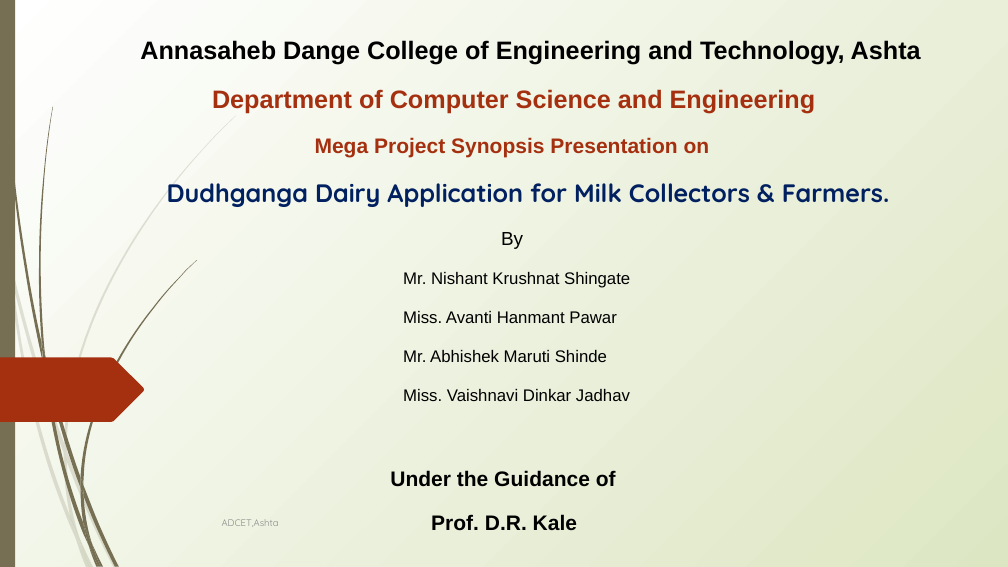
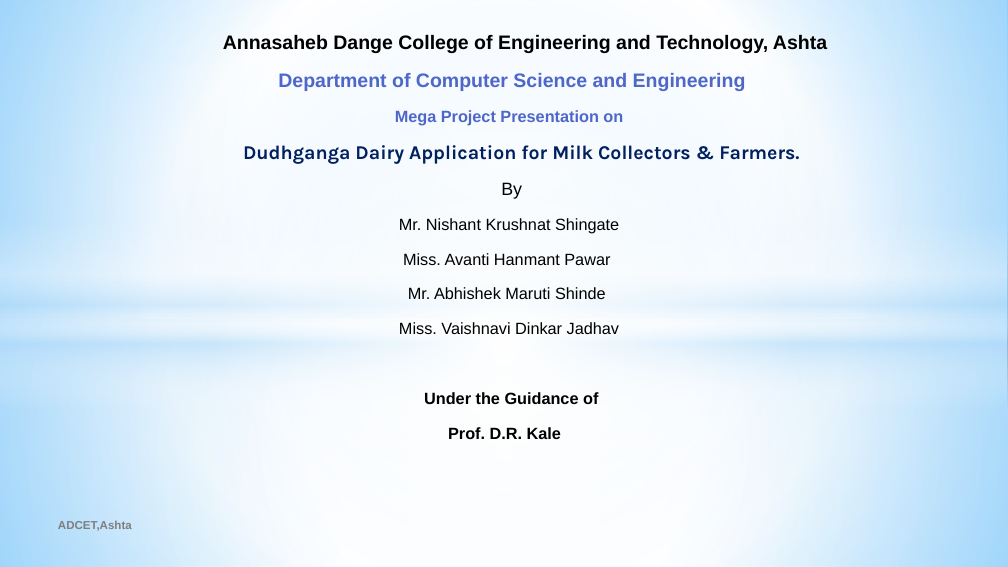
Before and after one commit to Nishant0073/Dudhaganga-Dairy-Application, a slide deck: slide 1 of Documents/G33PPT.pptx. Drawn at 1008x567 pixels with LibreOffice and Linux fonts; fonts in the diff are those of the drawing. Boxes give left, top, right and bottom in pixels: in the first picture for what was removed or moved away, otherwise in the second. Text is boxed around its words. In the diff, an @@ line names an element or a change of style, - is before the commit and + after.

Commit message:
Project Phase 1 presentation

```diff
--- a/Documents/G33PPT.pptx
+++ b/Documents/G33PPT.pptx
@@ background gradient #FFFFFF to #DDE6C3 to gradient #99D4FE to #FFFFFF to #54BDFF @@
@@ rectangle removed at (0,0,15,567) @@
@@ rectangle added at (0,0,1008,320), fill gradient #FFFFFF to #B4DCFA @@
@@ subtitle at (223,35,827,439): size 24 to 18.6 pt in "Annasaheb Dange College of Engineering and Technology, ...", "Department of Computer Science and Engineering", "Dudhganga Dairy Application for Milk Collectors & ..."; text colour #A53010 to #4E67C8 in "Department of Computer Science and Engineering"; font Quicksand to Karla in "Dudhganga Dairy Application for Milk Collectors & ..."; size 18 to 17.1 pt in "By"; size 16 to 15.5 pt in "Mr. Nishant Krushnat Shingate", "Miss. Avanti Hanmant Pawar", "Mr. Abhishek Maruti Shinde", "Miss. Vaishnavi Dinkar Jadhav"; size 20 to 15.5 pt in "Under the Guidance of", "Prof. D.R. Kale"; line spacing 1 to 0.8; alignment left to centre; indent changed @@
@@ subtitle at (395,110,623,126): text changed; size 20 to 15.5 pt; text colour #A53010 to #4E67C8 @@
-Mega Project Synopsis Presentation on
+Mega Project Presentation on
@@ ellipse added at (0,132,1008,554), fill gradient #FFFFFF @@
@@ rectangle added at (0,219,1008,408), fill gradient #FFFFFF to #B4DCFA @@
@@ rectangle added at (0,320,1008,567), fill gradient #FFFFFF to #B4DCFA @@
@@ freeform shape removed at (0,358,144,422) @@
@@ text "ADCET,Ashta": place and size @@
-text "ADCET,Ashta" at (222,519,279,527)
+text "ADCET,Ashta" at (58,521,132,531)
@@ text "ADCET,Ashta" at (58,521,132,531): size 9 to 11 pt, font Quicksand to Arial, text colour #888888 to #7F7F7F, bold on @@
@@ group removed at (0,116,236,567): 10 freeform shapes @@
@@ group removed at (2,0,197,567): 12 freeform shapes @@
```
Also in this commit, not shown: 9 other slides changed, 5 slides added, 3 slides removed.
